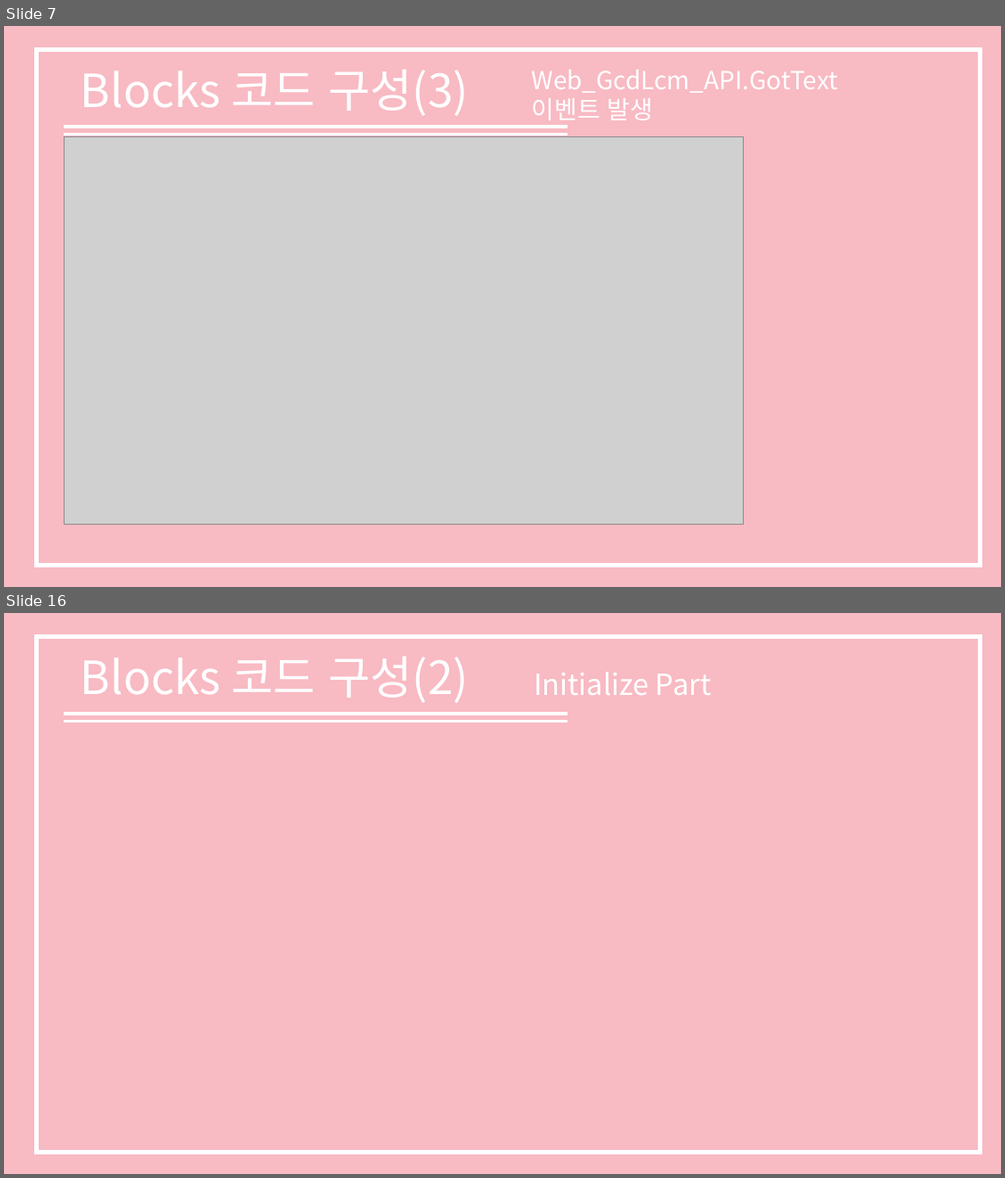
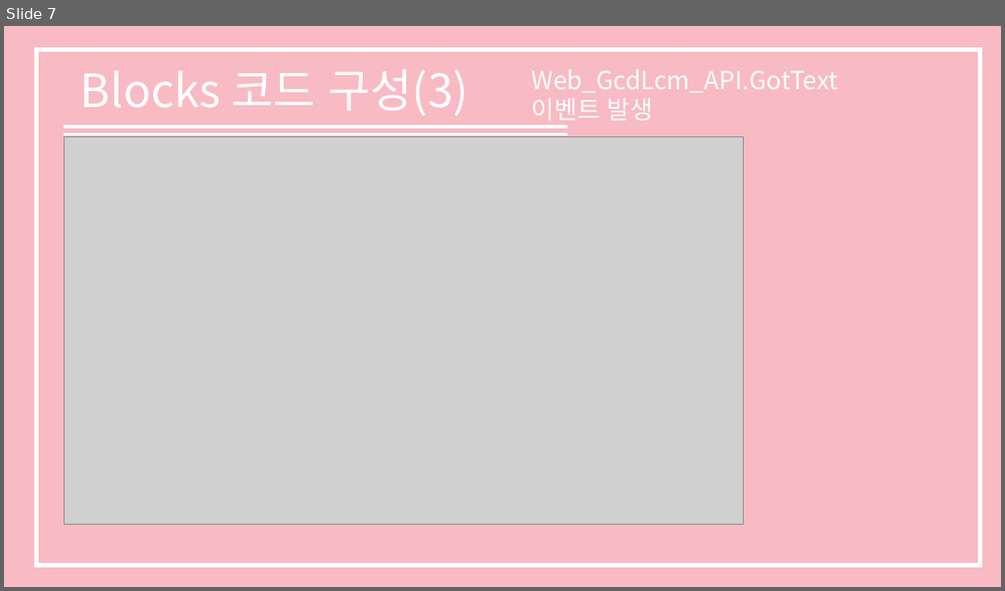
Before and after one commit to shinkeonkim/Class, a slide deck: SP1/소프트웨어 프로젝트 보고서.pptx. Shown one above the other, each under a label of ours: slides 7 and 16 before the commit, slide 7 after it; the slides between them are not shown. The pictures are 1005x1178 and 1005x591 pixels, drawn with LibreOffice and Linux fonts; fonts in the diff are those of the drawing; grey boxes stand for pictures. Boxes give left, top, right and bottom in pixels: in the first picture for what was removed or moved away, otherwise in the second. Text is boxed around its words. In the diff, an @@ line names an element or a change of style, - is before the commit and + after.

```diff
--- a/SP1/소프트웨어 프로젝트 보고서.pptx
+++ b/SP1/소프트웨어 프로젝트 보고서.pptx
@@ slide 16 removed at (4,613,1001,1174), background #F8BAC3 @@
@@ rectangle removed at (37,636,979,1152) @@
@@ text removed at (81,657,469,703) @@
-Blocks 코드 구성(2)
@@ text removed at (534,672,711,695) @@
-Initialize Part
@@ line removed from (64, 714) to (568, 714) @@
@@ line removed from (64, 722) to (568, 722) @@
```
Also in this commit, not shown: 10 slides changed, 10 slides added, 1 other slide removed.
